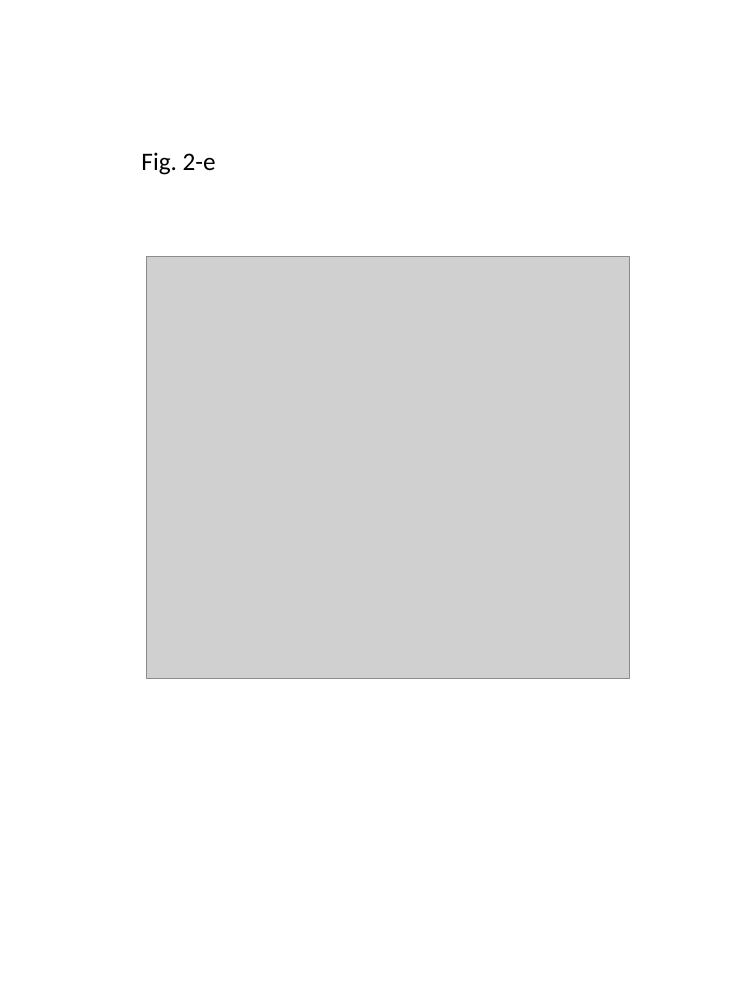
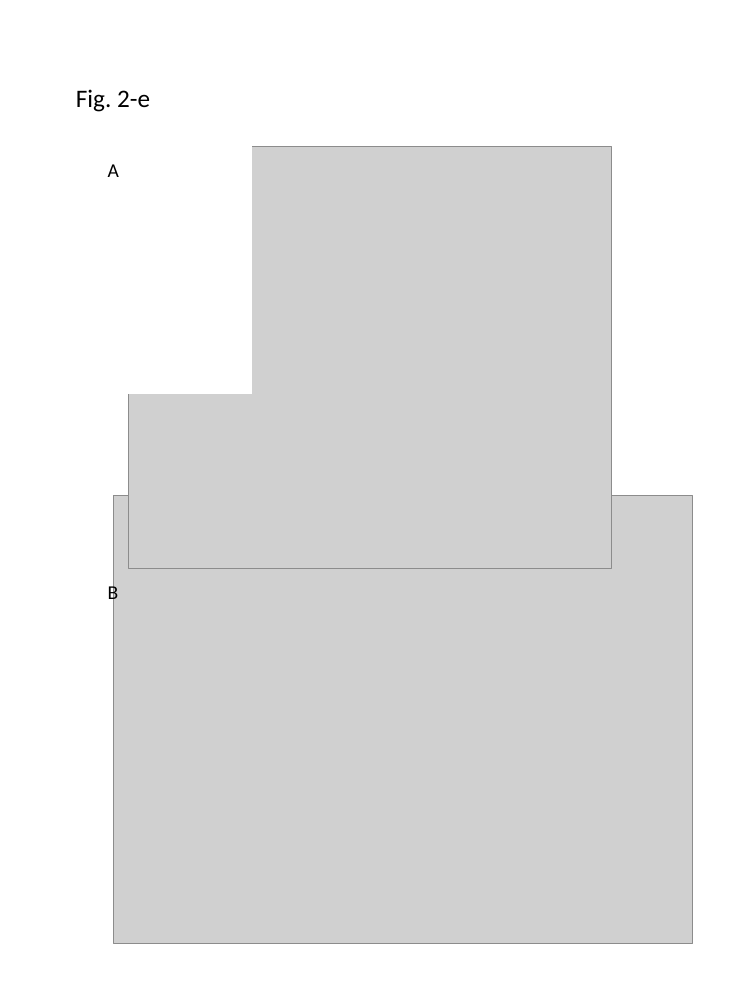
Before and after one commit to mdchambers/dissertation, a slide deck: slide 5 of ch2_groucho.figures/ch2_groucho.figures.pptx. Drawn at 756x1008 pixels with LibreOffice and Linux fonts; fonts in the diff are those of the drawing; grey boxes stand for pictures. Boxes give left, top, right and bottom in pixels: in the first picture for what was removed or moved away, otherwise in the second. Text is boxed around its words. In the diff, an @@ line names an element or a change of style, - is before the commit and + after.

```diff
--- a/ch2_groucho.figures/ch2_groucho.figures.pptx
+++ b/ch2_groucho.figures/ch2_groucho.figures.pptx
@@ text "Fig. 2-e": place and size @@
-text "Fig. 2-e" at (141,152,216,175)
+text "Fig. 2-e" at (76,89,150,112)
@@ picture: place and size @@
-picture at (147,256,629,678)
+picture at (129,147,611,570)
@@ rectangle added at (129,147,251,393), fill #FFFFFF, outline #FFFFFF 1 pt @@
@@ text added at (108,164,119,177), 14 pt, text #000000 @@
+A
@@ picture added at (113,496,691,943) @@
@@ text added at (108,583,119,605), 14 pt, text #000000 @@
+B
```
Also in this commit, not shown: 3 other slides changed, 1 slide added, 1 other file.
